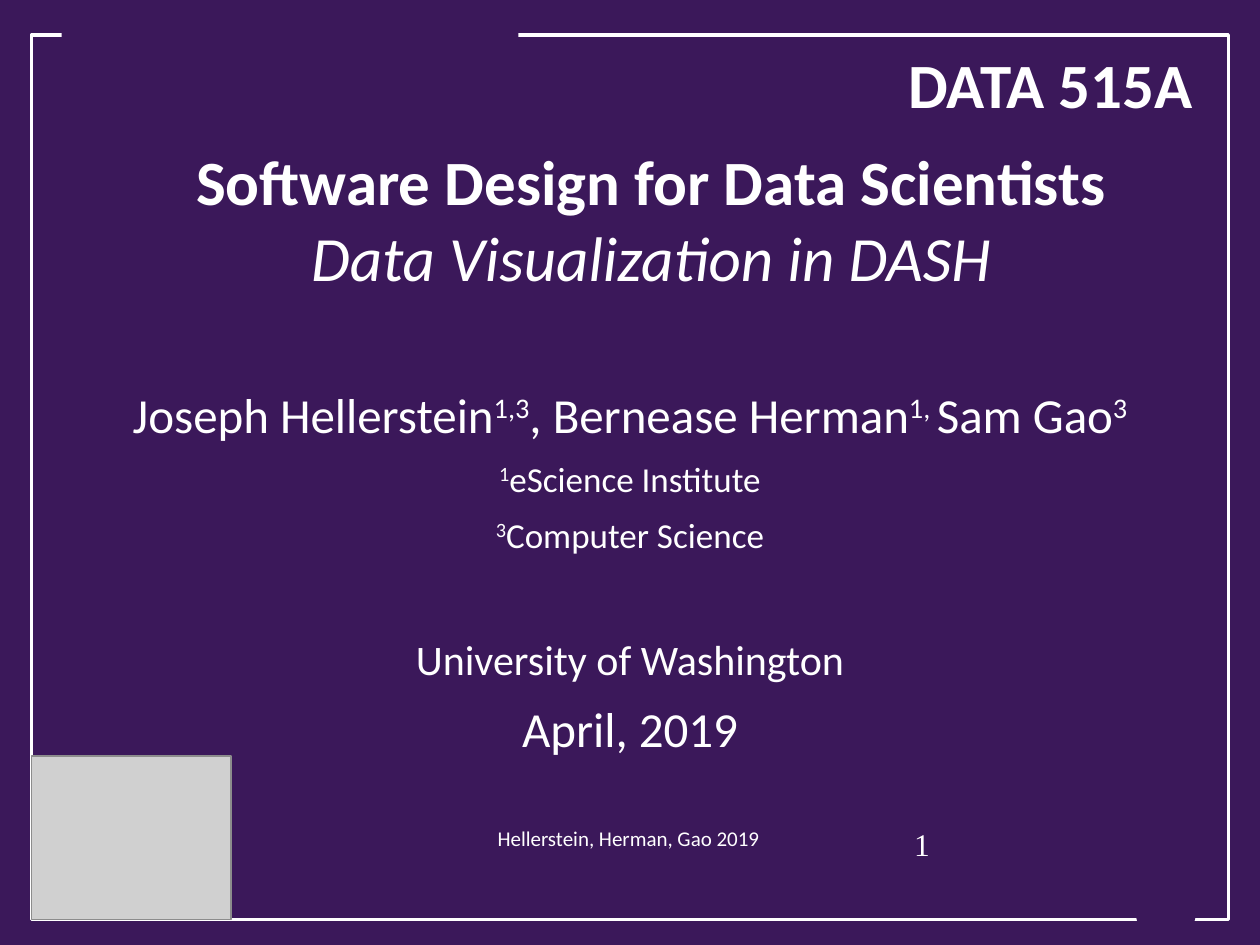
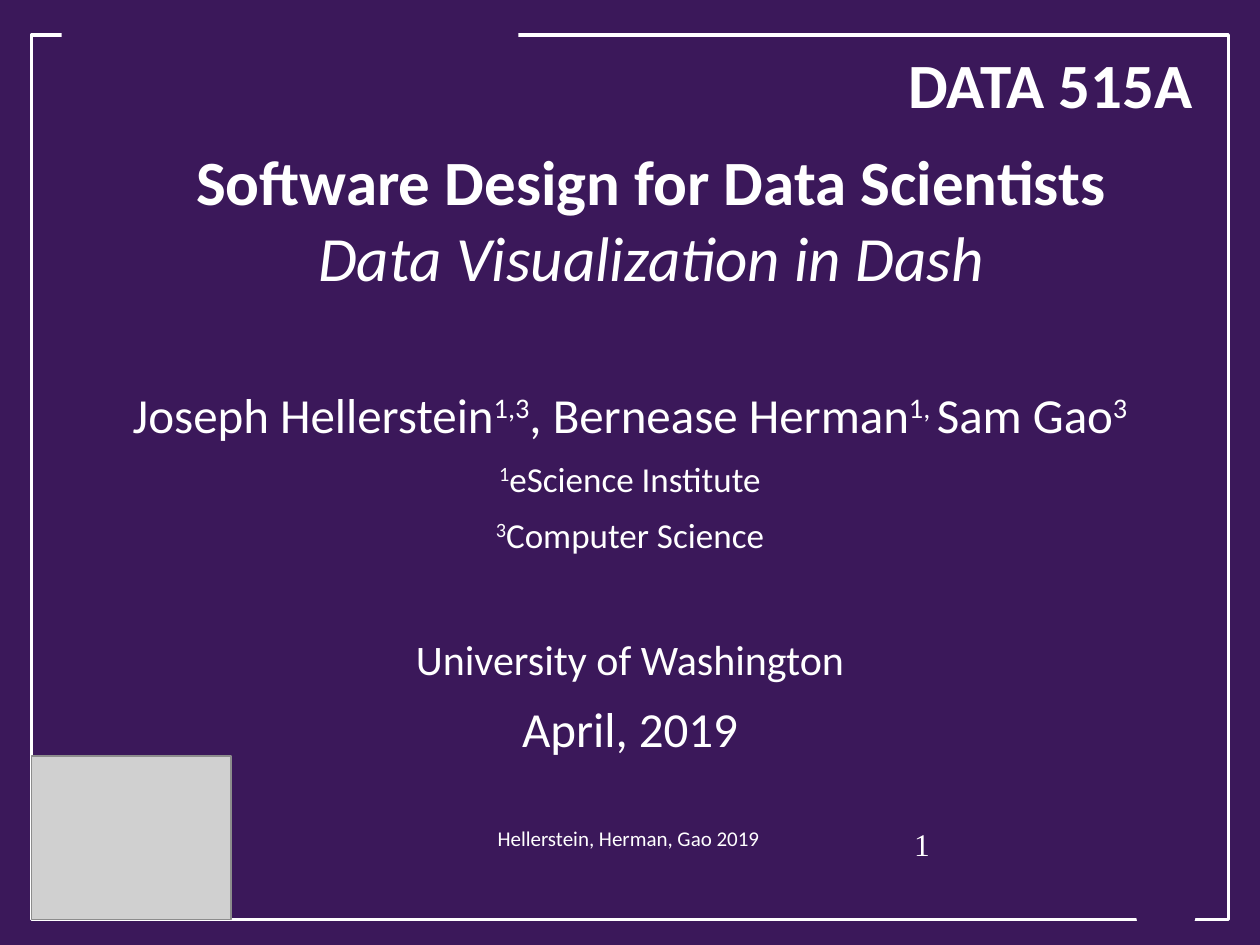
Before and after one commit to UWSEDS/LectureNotes, a slide deck: slide 1 of DASH_visualizations/DASH Visualizations.pptx. Drawn at 1260x945 pixels with LibreOffice and Linux fonts; fonts in the diff are those of the drawing; grey boxes stand for pictures; background and template pictures are left out. Boxes give left, top, right and bottom in pixels: in the first picture for what was removed or moved away, otherwise in the second. Text is boxed around its words. In the diff, an @@ line names an element or a change of style, - is before the commit and + after.

Commit message:
Update Dash slides.

```diff
--- a/DASH_visualizations/DASH Visualizations.pptx
+++ b/DASH_visualizations/DASH Visualizations.pptx
@@ text at [196,160,1106,282]: text changed @@
-Software Design for Data Scientists
-Data Visualization in DASH
+Software Design for Data Scientists
+Data Visualization in Dash
```
Also in this commit, not shown: 3 other slides changed, 2 slides added.
